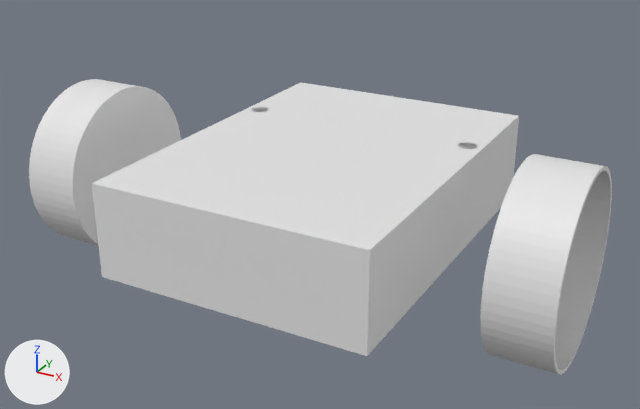
The Blender file Model/chassis.blend, before and after one commit.
Both versions are drawn from a camera (50 mm lens) standing at (10.02, -17.34, 8.85) and looking at (0.55, -0.13, 0.24). Arrows for +X, +Y and +Z are at lower left; the lights stay in place. The older version comes first.
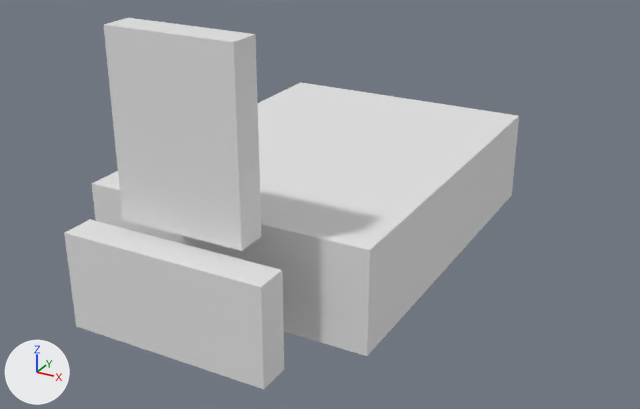
ob_cylinder_012 is not drawn itself; it is used by a modifier of ob_cube_010.

Boxes [x1, y1, x2, y2] around the edits, measured in the pictures (640 x 409 px):
'Cube.019', added: after [104, 18, 261, 251]
'Cube.010', added: after [64, 219, 284, 389]
'Cylinder.011', hidden: before [481, 154, 612, 374]
'Cylinder.004', hidden: before [29, 79, 181, 245]
'Cube.007', hidden (mostly hidden): before [252, 107, 477, 149]

What changed in the scene script:
```text
Add me_cylinder_008:
    me_cylinder_008.from_pydata(...)  # a 32-sided cylinder along z spanning x -0.85..0.85, y -0.85..0.85, z -1.0..1.0
Add me_cube_021:
    me_cube_021.from_pydata(...)  # a box spanning x -1.45..1.45, y -1.45..1.45, z -1.45..1.45
Change ob_cube_007:
    add ob_cube_007.hide_set(True)  # its collection is switched off
Change ob_cylinder_004:
    add ob_cylinder_004.hide_set(True)  # its collection is switched off
Change ob_cylinder_011:
    add ob_cylinder_011.hide_set(True)  # its collection is switched off
Add ob_cylinder_012:
    ob_cylinder_012 = bpy.data.objects.new('Cylinder.012', me_cylinder_008)
    ob_cylinder_012.location = (1.3, -5.467, 0.0)
    ob_cylinder_012.rotation_euler = (1.571, 0.0, 0.0)  # degrees (90, 0, 0)
    ob_cylinder_012.scale = (1.0, 1.0, 0.5)
    ob_cylinder_012.hide_set(True)  # its collection is switched off
Add ob_cube_019:
    ob_cube_019 = bpy.data.objects.new('Cube.019', me_cube_021)
    ob_cube_019.location = (0.0, -4.49, 3.28)
    ob_cube_019.scale = (1.0, 0.241, 1.38)
    _m = ob_cube_019.modifiers.new('Boolean', 'BOOLEAN')
    _m.operand_type = 'COLLECTION'
    _m = ob_cube_019.modifiers.new('Boolean.001', 'BOOLEAN')
    _m.operation = 'UNION'
    _m.operand_type = 'COLLECTION'
Add ob_cube_010:
    ob_cube_010 = bpy.data.objects.new('Cube.010', me_cube_004.copy())  # the mesh of ob_cube_004
    ob_cube_010.location = (0.0, -5.22, 0.0)
    ob_cube_010.scale = (2.35, 0.375, 1.1)
    _m = ob_cube_010.modifiers.new('Boolean', 'BOOLEAN')
    _m.object = ob_cylinder_012
    _m.operand_type = 'COLLECTION'
    _m = ob_cube_010.modifiers.new('Boolean.001', 'BOOLEAN')
    _m.operation = 'UNION'
    _m.operand_type = 'COLLECTION'
```
